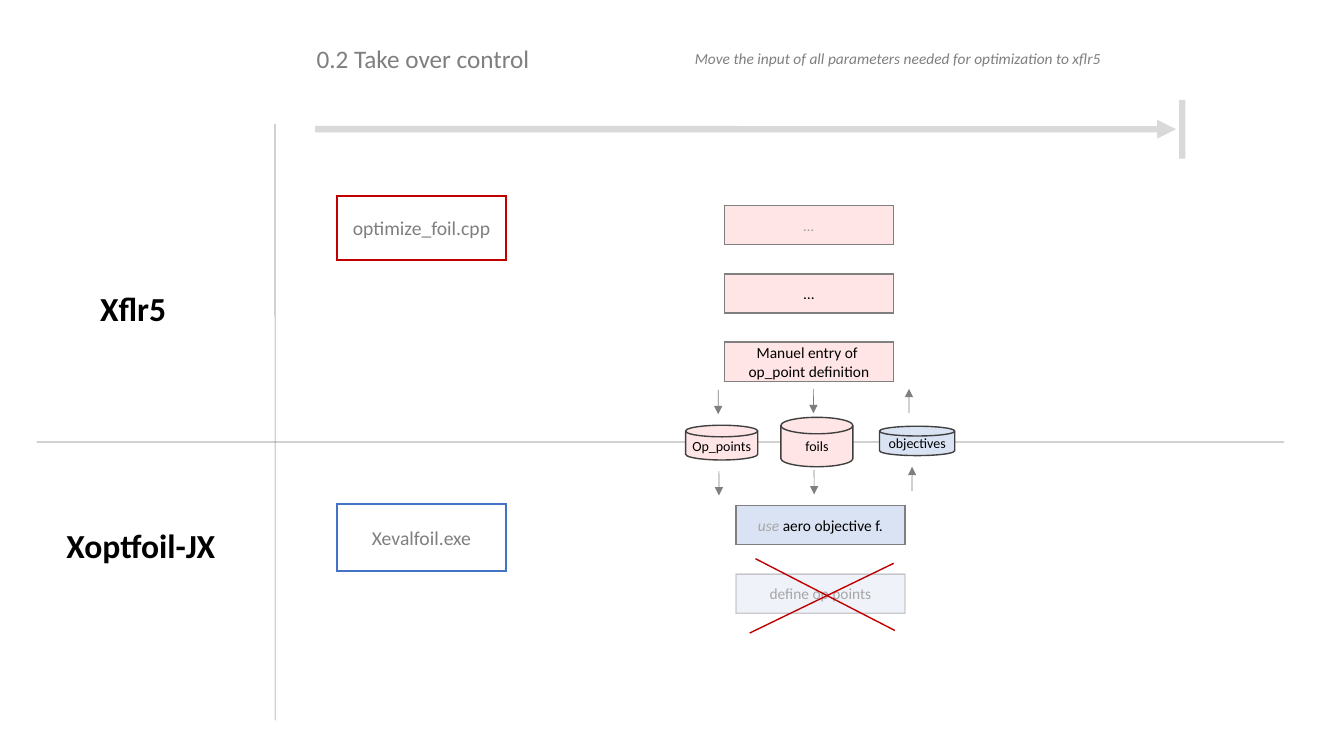
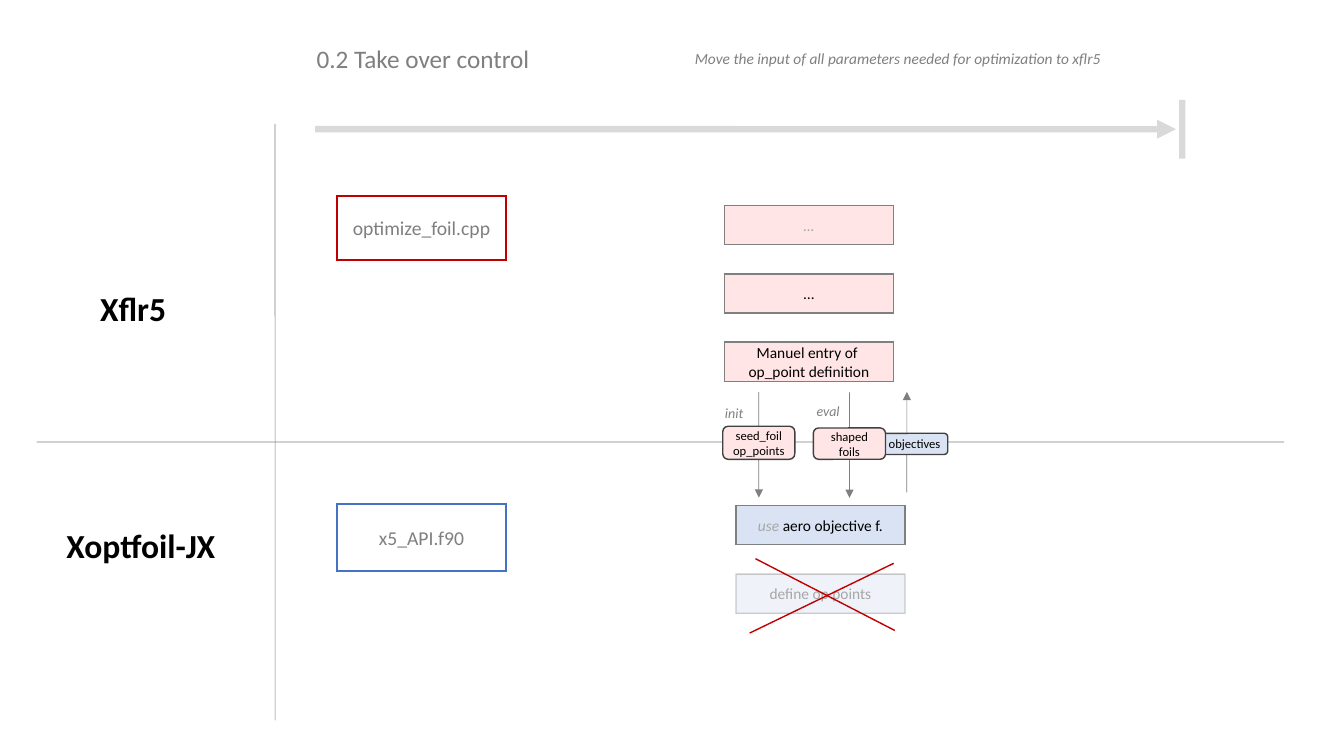
Before and after one commit to jxjo/Xoptfoil-JX, a slide deck: slide 5 of doc/Architecture/Xflr5_meets_Xoptfoil-JX.odp (slide 6 before the commit). Drawn at 1344x756 pixels with LibreOffice and Linux fonts; fonts in the diff are those of the drawing. Boxes give left, top, right and bottom in pixels: in the first picture for what was removed or moved away, otherwise in the second. Text is boxed around its words. In the diff, an @@ line names an element or a change of style, - is before the commit and + after.

```diff
--- a/doc/Architecture/Xflr5_meets_Xoptfoil-JX.odp
+++ b/doc/Architecture/Xflr5_meets_Xoptfoil-JX.odp
@@ arrow removed from (814, 389) to (814, 413) @@
@@ arrow removed from (909, 413) to (909, 389) @@
@@ arrow removed from (718, 390) to (719, 414) @@
@@ text added at (725,408,743,418), 10 pt, text #7F7F7F, italic @@
+init
@@ arrow moved from (719, 471) - (719, 496) to (759, 392) - (759, 498) @@
@@ text added at (817,406,840,416), 10 pt, text #7F7F7F, italic @@
+eval
@@ arrow moved from (815, 470) - (815, 494) to (850, 392) - (850, 498) @@
@@ arrow moved from (912, 491) - (912, 467) to (907, 492) - (907, 392) @@
@@ freeform shape "seed_foil": place and size @@
-freeform shape "seed_foil" at (686,425,758,460)
+freeform shape "seed_foil" at (723,426,796,460)
@@ text in freeform shape at (733,431,784,457): text changed; size 10 to 9 pt @@
-Op_points
+seed_foil
+op_points
@@ freeform shape "shaped foils": place and size @@
-freeform shape "shaped foils" at (781,417,854,467)
+freeform shape "shaped foils" at (814,429,886,460)
@@ text in freeform shape at (831,432,868,459): text changed; size 10 to 9 pt @@
-foils
+shaped foils
@@ freeform shape "objectives": place and size @@
-freeform shape "objectives" at (880,426,956,456)
+freeform shape "objectives" at (881,434,948,455)
@@ freeform shape "objectives" at (881,434,948,455): size 10 to 9 pt @@
@@ text in freeform shape at (379,531,464,548): text changed @@
-Xevalfoil.exe
+x5_API.f90
```
Also in this commit, not shown: 3 other slides changed, 2 slides added, 2 slides removed.
